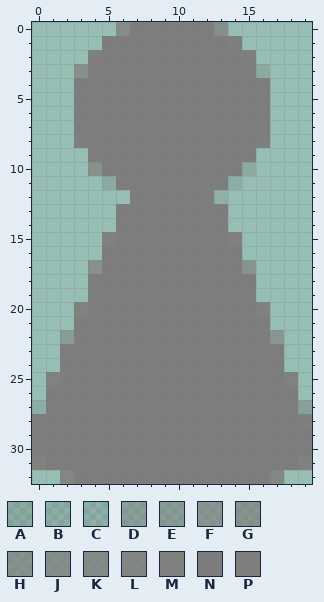
Pixel-art sprite -- Resources/images/generalistPawn.png. Above, as it was before the edit.
The file is 20x33 pixels. Pixels under 10% opacity are left out. Colours within 5 levels of each other are drawn and written as one.
Palette (. is transparent): A #5e5e5e35  B #68686830  C #6f6f6f2d  D #7976756f  E #7a78767d  F #7c797693  G #7c79769e  H #7d7a78a8  J #7d7b79b4  K #7e7b79be  L #7e7c7ad3  M #7e7d7bed  N #7d7d7d  P #7e7d7cf8
Pixels before, first column x 0:
 0 ......KNNNNNNJ......
 1 .....NNNNNNNNNP.....
 2 ....PNNNNNNNNNNP....
 3 ...HNNNNNNNNNNNNA...
 4 ...NNNNNNNNNNNNNN...
 5 ...NNNNNNNNNNNNNN...
 6 ...NNNNNNNNNNNNNN...
 7 ...NNNNNNNNNNNNNN...
 8 ...PNNNNNNNNNNNNP...
 9 ....NNNNNNNNNNNN....
10 ....HNNNNNNNNNNA....
11 .....ANNNNNNNNB.....
12 .......NNNNNNC......
13 ......NNNNNNNN......
14 ......NNNNNNNN......
15 .....MNNNNNNNNM.....
16 .....NNNNNNNNNN.....
17 ....HNNNNNNNNNNG....
18 ....NNNNNNNNNNNN....
19 ....NNNNNNNNNNNN....
20 ...MNNNNNNNNNNNNM...
21 ...NNNNNNNNNNNNNN...
22 ..ENNNNNNNNNNNNNNF..
23 ..NNNNNNNNNNNNNNNN..
24 ..NNNNNNNNNNNNNNNN..
25 .MNNNNNNNNNNNNNNNNM.
26 .NNNNNNNNNNNNNNNNNN.
27 BNNNNNNNNNNNNNNNNNND
28 NNNNNNNNNNNNNNNNNNNP
29 NNNNNNNNNNNNNNNNNNNN
30 NNNNNNNNNNNNNNNNNNNN
31 MNNNNNNNNNNNNNNNNNNM
32 ..LNNNNNNNNNNNNNNL..
New version:
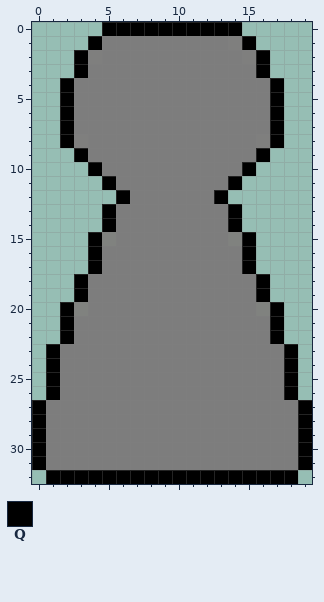
Colours new in this view: Q #000000
From old to new:
Changed rows in their new state; - is an unchanged pixel.
first column x 0:
 0 -----QQQQQQQQQQ-----
 1 ----Q----------Q----
 2 ---Q------------Q---
 3 ---Q------------Q---
 4 --Q--------------Q--
 5 --Q--------------Q--
 6 --Q--------------Q--
 7 --Q--------------Q--
 8 --Q--------------Q--
 9 ---Q------------Q---
10 ----Q----------Q----
11 -----Q--------Q-----
12 ------Q------Q------
13 -----Q--------Q-----
14 -----Q--------Q-----
15 ----Q----------Q----
16 ----Q----------Q----
17 ----Q----------Q----
18 ---Q------------Q---
19 ---Q------------Q---
20 --Q--------------Q--
21 --Q--------------Q--
22 --Q--------------Q--
23 -Q----------------Q-
24 -Q----------------Q-
25 -Q----------------Q-
26 -Q----------------Q-
27 Q------------------Q
28 Q------------------Q
29 Q------------------Q
30 Q------------------Q
31 Q------------------Q
32 -QQQQQQQQQQQQQQQQQQ-
